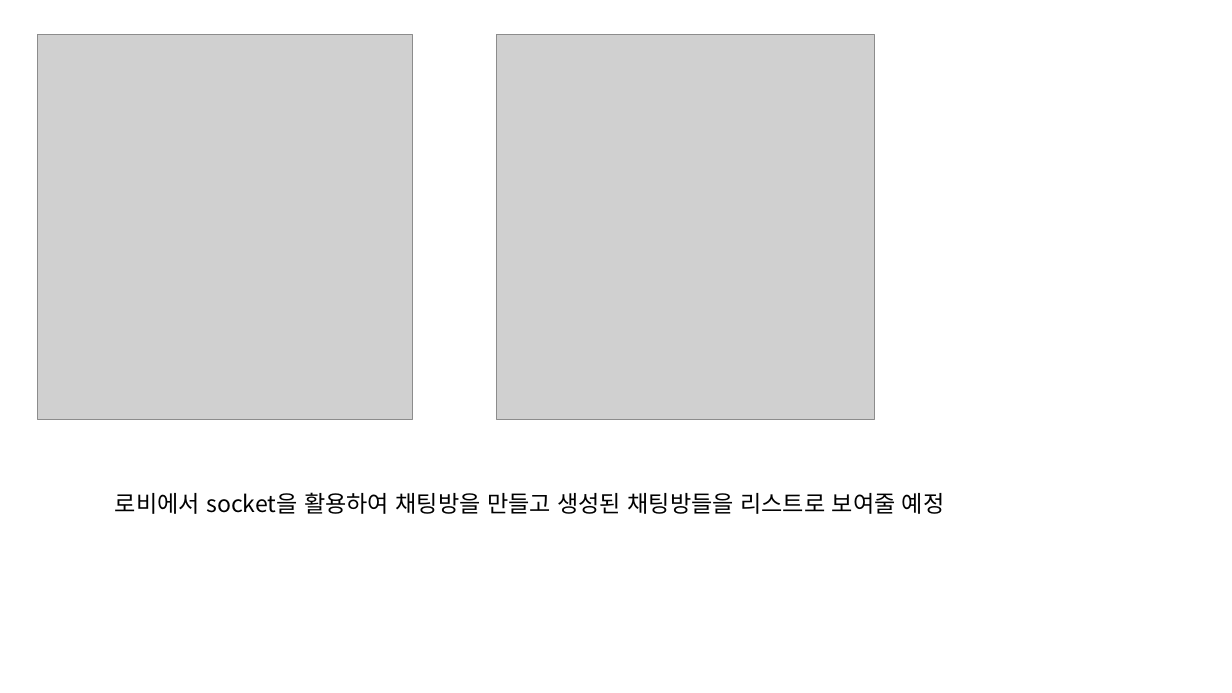
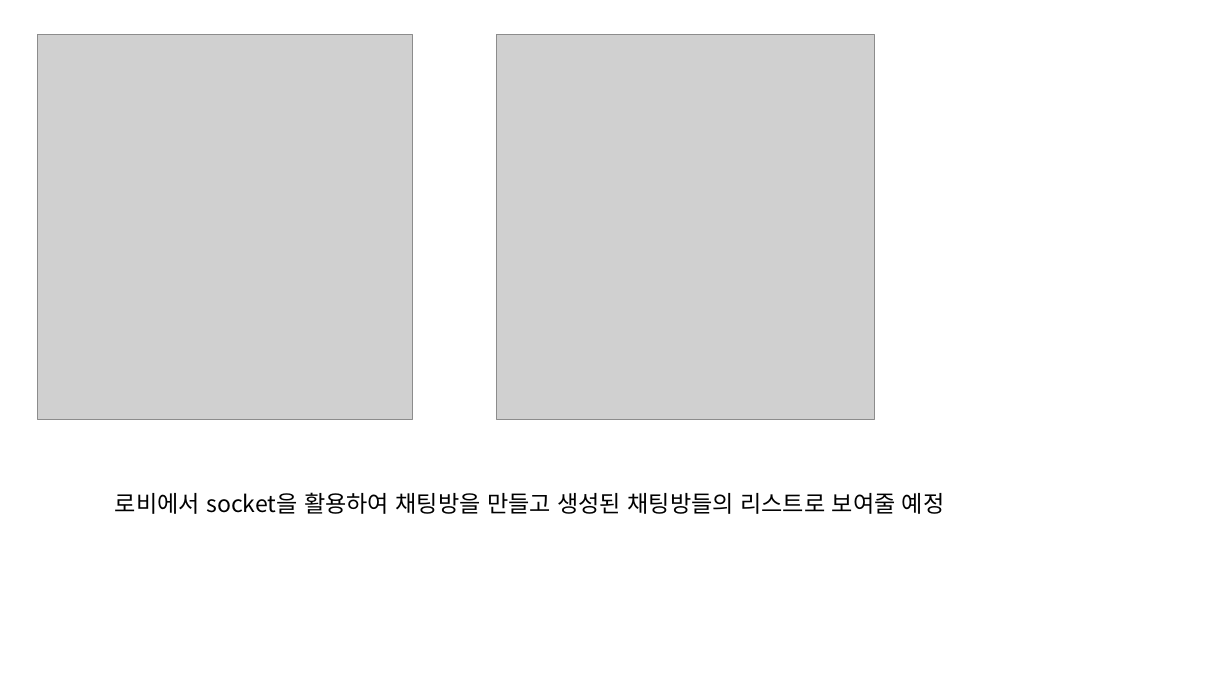
Before and after one commit to shawn-flunge/tutoring-for-java, a slide deck: slide 11 of 7th/7th material.pptx. Drawn at 1232x693 pixels with LibreOffice and Linux fonts; fonts in the diff are those of the drawing; grey boxes stand for pictures. Boxes give left, top, right and bottom in pixels: in the first picture for what was removed or moved away, otherwise in the second. Text is boxed around its words. In the diff, an @@ line names an element or a change of style, - is before the commit and + after.

```diff
--- a/7th/7th material.pptx
+++ b/7th/7th material.pptx
@@ text at [115, 492, 945, 514]: text changed @@
-로비에서 socket을 활용하여 채팅방을 만들고 생성된 채팅방들을 리스트로 보여줄 예정
+로비에서 socket을 활용하여 채팅방을 만들고 생성된 채팅방들의 리스트로 보여줄 예정
```
Also in this commit, not shown: 2 other slides changed, 14 other files.
